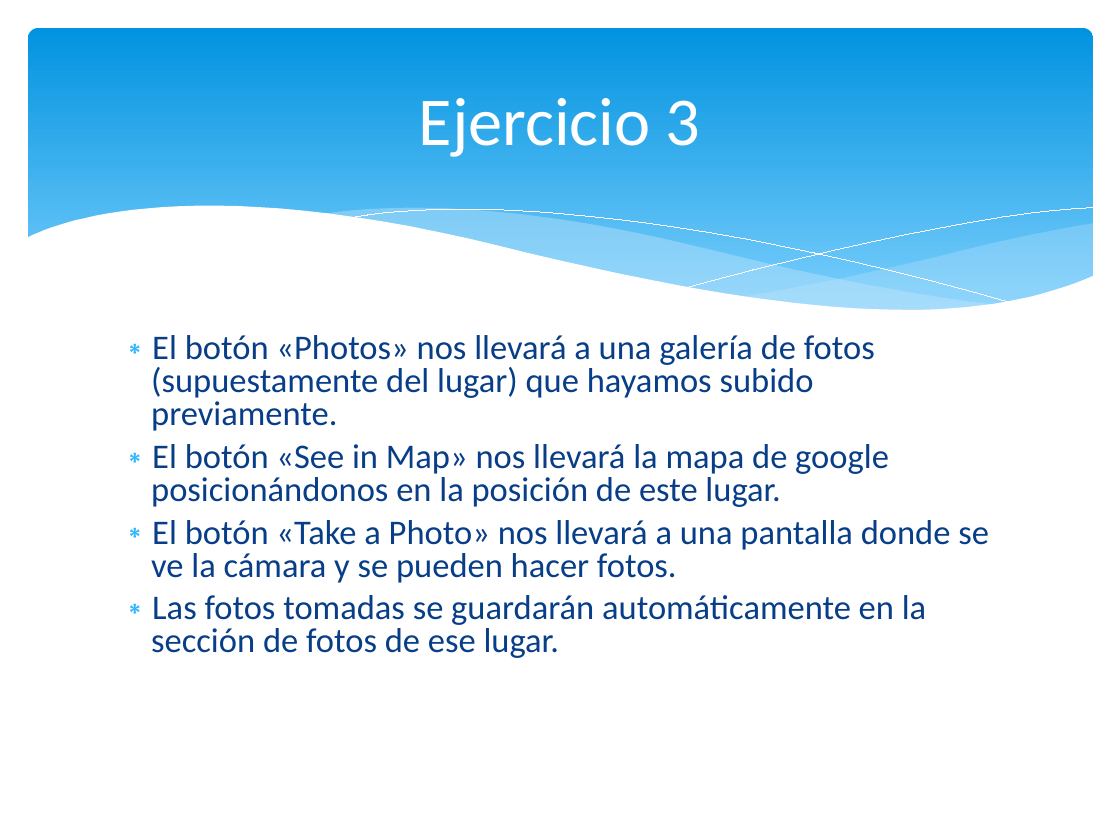
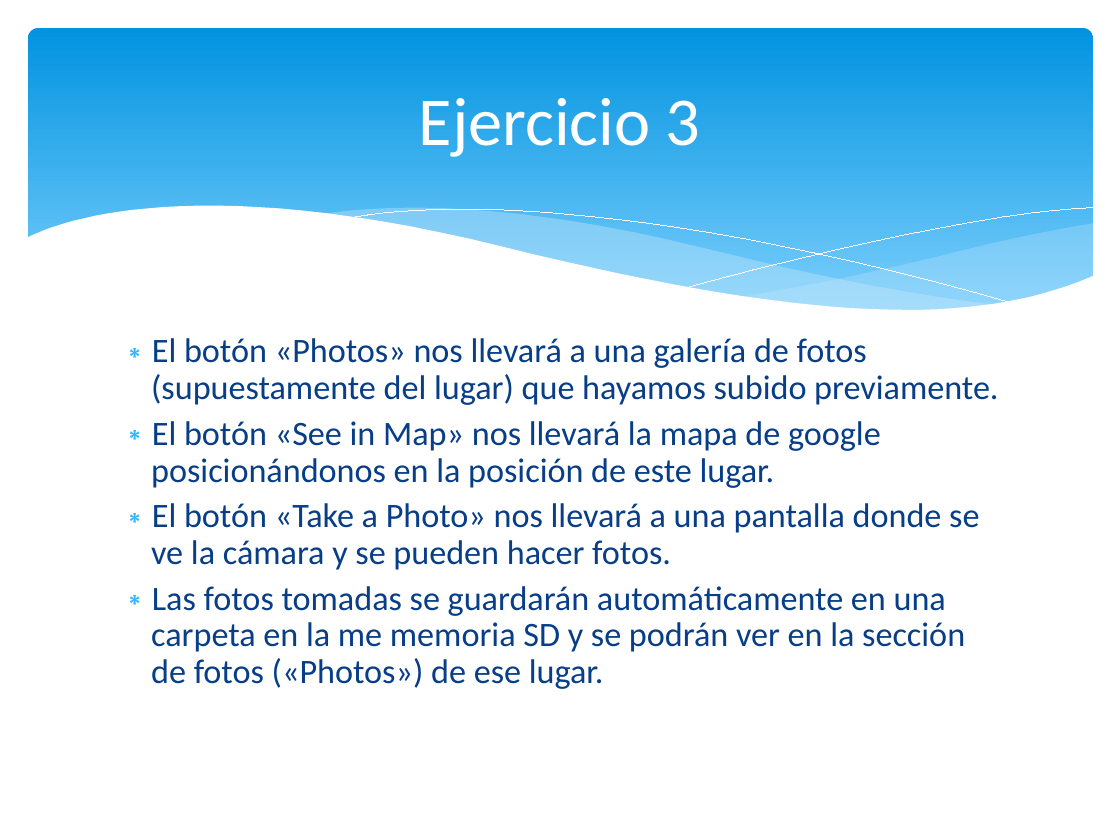
Before and after one commit to OrionGG/ivandroid, a slide deck: slide 6 of doc/Entrega Bloque I Android.ppt. Drawn at 1120x840 pixels with LibreOffice and Linux fonts; fonts in the diff are those of the drawing. Boxes give left, top, right and bottom in pixels: in the first picture for what was removed or moved away, otherwise in the second. Text is boxed around its words. In the diff, an @@ line names an element or a change of style, - is before the commit and + after.

```diff
--- a/doc/Entrega Bloque I Android.ppt
+++ b/doc/Entrega Bloque I Android.ppt
@@ text at (151, 338, 998, 570): size 22.2 to 22 pt in "El botón «Photos» nos llevará a una ...", "El botón «See in Map» nos llevará ...", "El botón «Take a Photo» nos llevará ..."; line spacing 0.8 to 0.9 @@
@@ text at (151, 586, 965, 689): text changed; size 22.2 to 22 pt @@
-∗ Las fotos tomadas se guardarán automáticamente en la sección de fotos de ese lugar.
+∗ Las fotos tomadas se guardarán automáticamente en una carpeta en la me memoria SD y se podrán ver en la sección de fotos («Photos») de ese lugar.
```
Also in this commit, not shown: 1 slide added, 1 slide removed.
